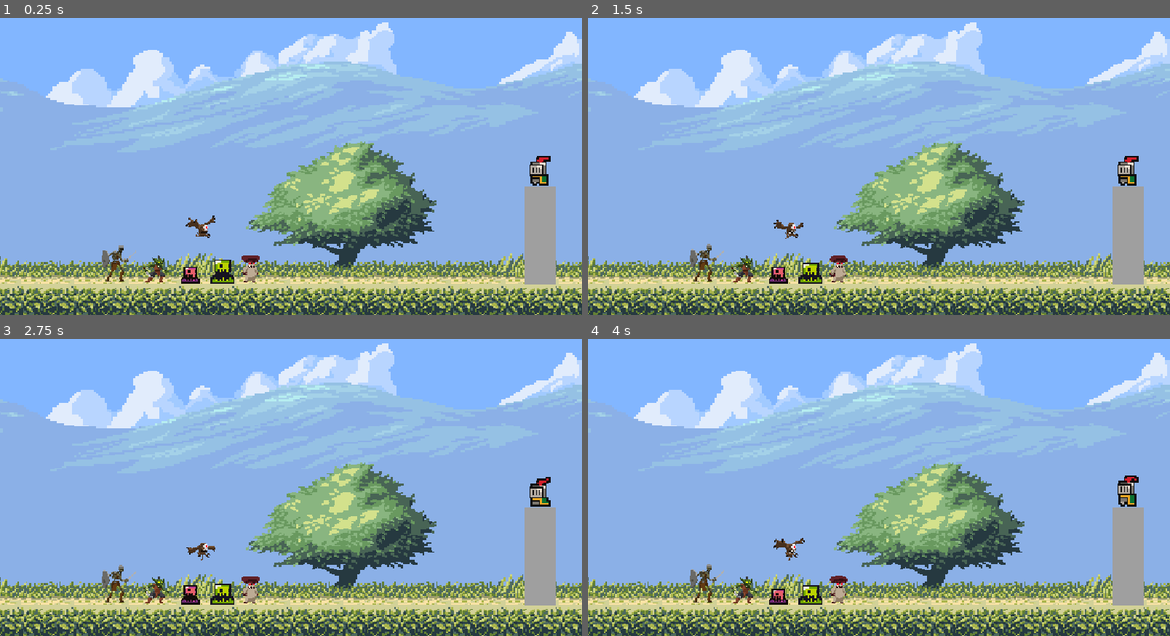
Above: before the commit, frames 1-4 (two rows, left to right).
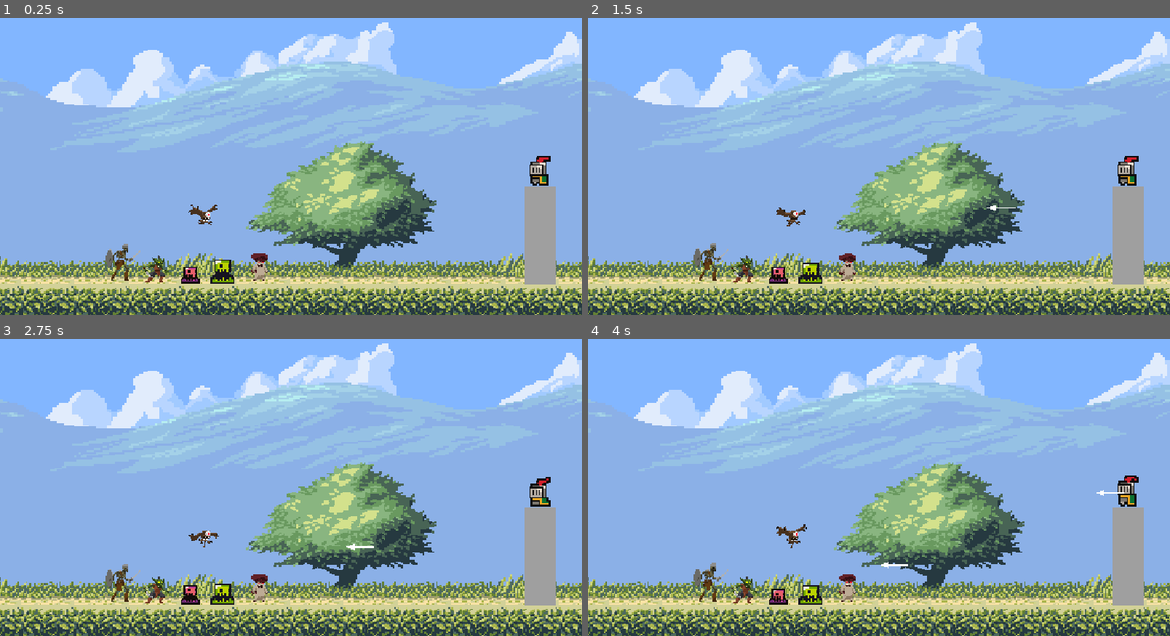
Above: after the commit, the same moments.

Repository: Eugenelv14/tower_defense_v2
Game: Godot game, scene res://scenes/main.tscn
Two runs of this game, one before a commit and one after it. Both use one fixed random seed, a clock stepped at 60 frames per second and the inputs below.
Inputs:
- Up to frame 1 (0.25 s): no input
- Up to frame 2 (1.5 s): no input
- Up to frame 3 (2.75 s): no input
- Up to frame 4 (4 s): no input

The runs differ from the first frame. In frame 1, 0.9% of the frame differs, in the area x 17-46%, y 62-89%; in frame 2, 0.9%; in frame 3, 0.9%; in frame 4, 1.0%, in the area x 17-93%, y 50-89%.

Commit message:
Add
- Defender detection area
- Arrow Detects target
- Arrow moves to target

Diff:
--- /dev/null
+++ b/scenes/arrow.tscn
@@ -0,0 +1,24 @@
+[gd_scene format=3 uid="uid://ck1esyx8cm5ti"]
+
+[ext_resource type="Script" uid="uid://xhliuvgprxrm" path="res://scripts/arrow.gd" id="1_umosx"]
+
+[sub_resource type="CapsuleShape2D" id="CapsuleShape2D_y4kuj"]
+radius = 1.0000001
+height = 38.0
+
+[node name="Arrow" type="Area2D" unique_id=1685570747]
+collision_layer = 2
+script = ExtResource("1_umosx")
+
+[node name="ArrowShape" type="Polygon2D" parent="." unique_id=86107510]
+position = Vector2(-3.1999984, 0)
+scale = Vector2(0.18999998, 0.16666667)
+polygon = PackedVector2Array(80, 0, 80, 8, -56.000057, 8.000008, -56.00001, 24, -120, 0, -56.00001, -24, -55.999996, -8, 80, -8.000004)
+uv = PackedVector2Array(-48, -40)
+
+[node name="ArrowCollision" type="CollisionShape2D" parent="." unique_id=1874406465]
+position = Vector2(-6, 0)
+rotation = -1.5707964
+shape = SubResource("CapsuleShape2D_y4kuj")
+
+[connection signal="area_entered" from="." to="." method="_on_area_entered"]
--- a/scenes/defender.tscn
+++ b/scenes/defender.tscn
@@ -1,6 +1,7 @@
 [gd_scene format=3 uid="uid://curdodwuac87h"]
 
 [ext_resource type="Script" uid="uid://dllb3io5ngx5m" path="res://scripts/defender.gd" id="1_2g18h"]
+[ext_resource type="PackedScene" uid="uid://ck1esyx8cm5ti" path="res://scenes/arrow.tscn" id="2_15t5d"]
 [ext_resource type="Texture2D" uid="uid://cv87seno1dfno" path="res://assets/knight.png" id="2_j8307"]
 
 [sub_resource type="AtlasTexture" id="AtlasTexture_15t5d"]
@@ -39,9 +40,12 @@
 "speed": 5.0
 }]
 
+[sub_resource type="RectangleShape2D" id="RectangleShape2D_utxm4"]
+size = Vector2(596, 190)
+
 [node name="defender" type="Node2D" unique_id=410263393]
-z_index = 1
 script = ExtResource("1_2g18h")
+arrow = ExtResource("2_15t5d")
 
 [node name="AnimatedSprite2D" type="AnimatedSprite2D" parent="." unique_id=2064993636]
 scale = Vector2(2.125, 2.1562502)
@@ -49,3 +53,22 @@
 animation = &"idle"
 autoplay = "idle"
 frame_progress = 0.37095425
+
+[node name="ArrowSpawn" type="Marker2D" parent="." unique_id=2085014439]
+position = Vector2(-16, 8)
+gizmo_extents = 66.3
+
+[node name="Detection" type="Area2D" parent="." unique_id=758174806]
+position = Vector2(-79, -21)
+collision_layer = 4
+
+[node name="CollisionShape2D" type="CollisionShape2D" parent="Detection" unique_id=2027915902]
+position = Vector2(-233, 94)
+shape = SubResource("RectangleShape2D_utxm4")
+
+[node name="Timer" type="Timer" parent="." unique_id=991890913]
+autostart = true
+
+[connection signal="area_entered" from="Detection" to="." method="_on_detection_area_entered"]
+[connection signal="area_exited" from="Detection" to="." method="_on_detection_area_exited"]
+[connection signal="timeout" from="Timer" to="." method="_on_timer_timeout"]
--- a/scenes/enemies/slime_green.tscn
+++ b/scenes/enemies/slime_green.tscn
@@ -42,7 +42,6 @@
 size = Vector2(24, 20)
 
 [node name="slime_green" type="Area2D" unique_id=407196257]
-z_index = 1
 
 [node name="Area2D" type="AnimatedSprite2D" parent="." unique_id=605893345]
 scale = Vector2(2.25, 2.1666667)
--- a/scenes/enemies/slime_purple.tscn
+++ b/scenes/enemies/slime_purple.tscn
@@ -39,10 +39,9 @@
 }]
 
 [sub_resource type="RectangleShape2D" id="RectangleShape2D_0uv0u"]
-size = Vector2(10, 11)
+size = Vector2(18, 16)
 
 [node name="slime_purple" type="Area2D" unique_id=1472140528]
-z_index = 1
 
 [node name="AnimatedSprite2D" type="AnimatedSprite2D" parent="." unique_id=2012098646]
 scale = Vector2(1.75, 1.6666667)
@@ -52,5 +51,5 @@
 frame_progress = 0.33169886
 
 [node name="CollisionShape2D" type="CollisionShape2D" parent="." unique_id=859825197]
-position = Vector2(0, 6.5)
+position = Vector2(0, 11)
 shape = SubResource("RectangleShape2D_0uv0u")
--- a/scenes/main.tscn
+++ b/scenes/main.tscn
@@ -38,10 +38,10 @@
 position = Vector2(-178, 147)
 
 [node name="flying_eye" parent="." unique_id=1826955915 instance=ExtResource("8_choun")]
-position = Vector2(-121, 100)
+position = Vector2(-118, 83)
 
 [node name="skeleton" parent="." unique_id=184592380 instance=ExtResource("9_85g3d")]
-position = Vector2(-235, 146)
+position = Vector2(-229, 145)
 
 [node name="mushroom" parent="." unique_id=790063064 instance=ExtResource("10_choun")]
-position = Vector2(-54, 147)
+position = Vector2(-42, 145)
--- /dev/null
+++ b/scripts/arrow.gd
@@ -0,0 +1,20 @@
+extends Area2D
+
+var target: Area2D
+
+var arrow_speed = 300.0
+
+
+
+func _process(delta: float) -> void:
+	if target:
+		var direction_to_enemy = global_position.direction_to(target.global_position)
+		global_position += direction_to_enemy * arrow_speed * delta
+
+
+
+
+
+func _on_area_entered(area: Area2D) -> void:
+	if target == area:
+		queue_free()
--- a/scripts/defender.gd
+++ b/scripts/defender.gd
@@ -1,7 +1,48 @@
 extends Node2D
+
+@export var arrow: PackedScene
+
+@onready var arrow_spawn: Marker2D = $ArrowSpawn
 
 
 
 # Called every frame. 'delta' is the elapsed time since the previous frame.
 func _process(delta: float) -> void:
 	$AnimatedSprite2D.flip_h = true
+
+
+var tracking: Array[Area2D] = []
+var closest_enemy: Area2D = null
+var closest_distance = INF
+
+#detects & adds detected enemy into array
+func _on_detection_area_entered(area: Area2D) -> void:
+	tracking.append(area)
+
+
+#when enemy exits, erase from array
+func _on_detection_area_exited(area: Area2D) -> void:
+	tracking.erase(area)
+
+
+#creates arrow and points to direction of enemy position
+func _on_timer_timeout() -> void:
+	if closest_enemy:
+		var created_arrow = arrow.instantiate()
+		add_child(created_arrow)
+
+		created_arrow.global_position = arrow_spawn.global_position
+		created_arrow.target = closest_enemy
+
+
+#To track which enemy is closest and target that enemy
+func _physics_process(delta: float) -> void:
+	closest_distance = INF
+	closest_enemy = null
+	if tracking:
+		for enemies in tracking:
+			var distance = global_position.distance_to(enemies.global_position)
+
+			if distance < closest_distance:
+				closest_distance = distance
+				closest_enemy = enemies
Not shown, added: scripts/arrow.gd.uid
